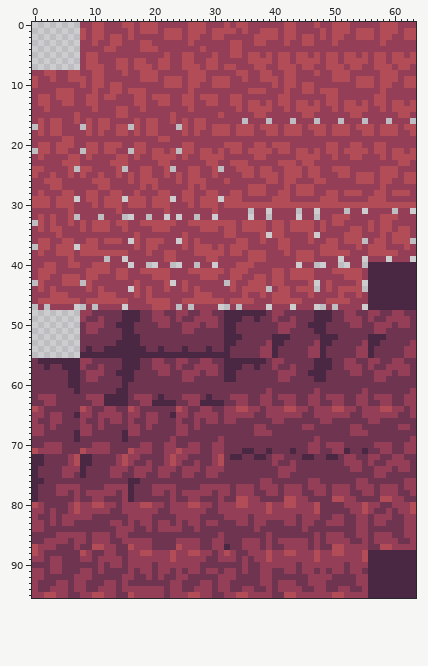
Pixel-art file, stored at Assets/Sprites/Terrain/tileset_pink_2.aseprite. The picture above is the old version.
64x96 pixels, 1 frame.
The result:
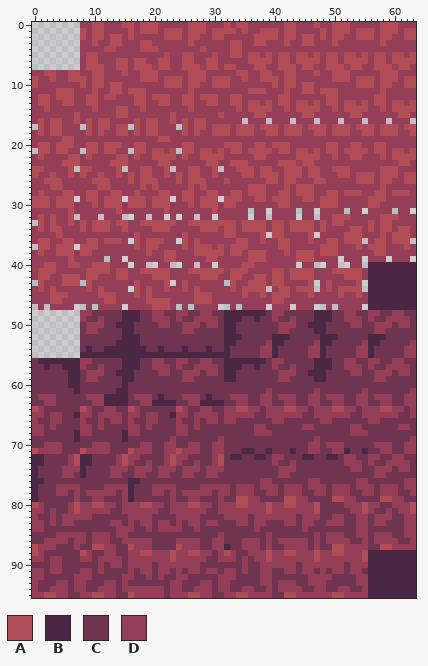
Palette (. is transparent): A #b24c57  B #4a2742  C #6f3450  D #943f57
Diff:
The edit turns colour D into colour A in row 29 at x 37 to 38 and 45 to 46.
The edit turns colour A into colour D in row 30 at x 34 to 40, 43 to 47, 51 to 55 and 58 to 63; in row 38 at x 10 to 15, 51 to 52, 56 and 59 to 60; in row 40 at x 34; in row 46 at x 1 to 2, 5 to 7, 9 to 11, 14 to 15, 25 to 26, 30 to 31, 33 to 36, 42 to 44 and 49 to 52.
